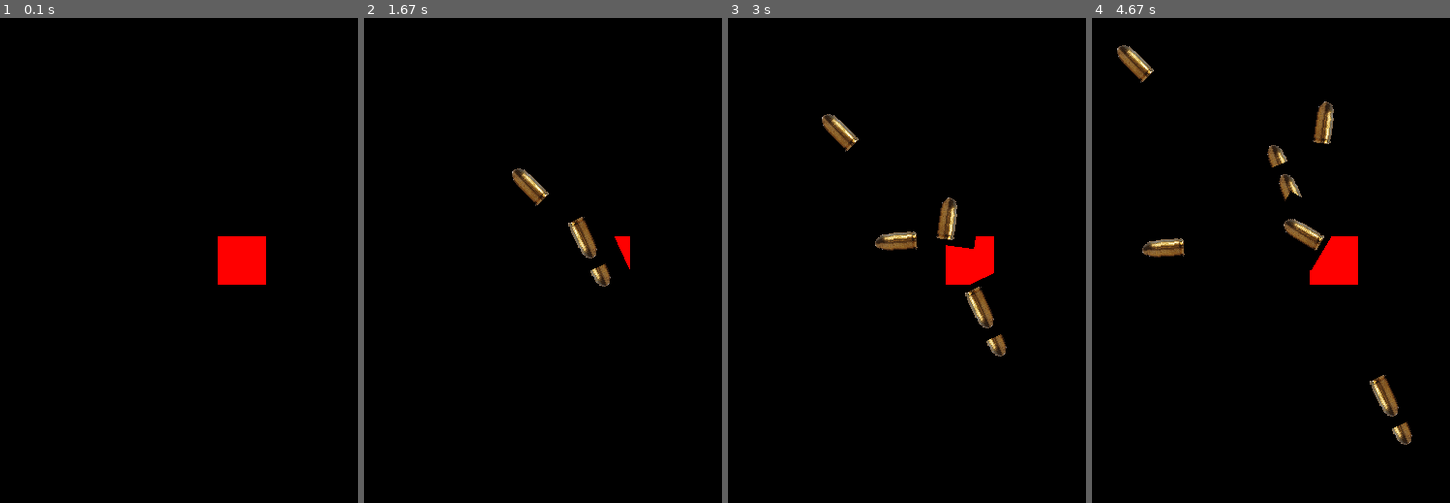
Above: before the commit, frames 1-4 (left to right).
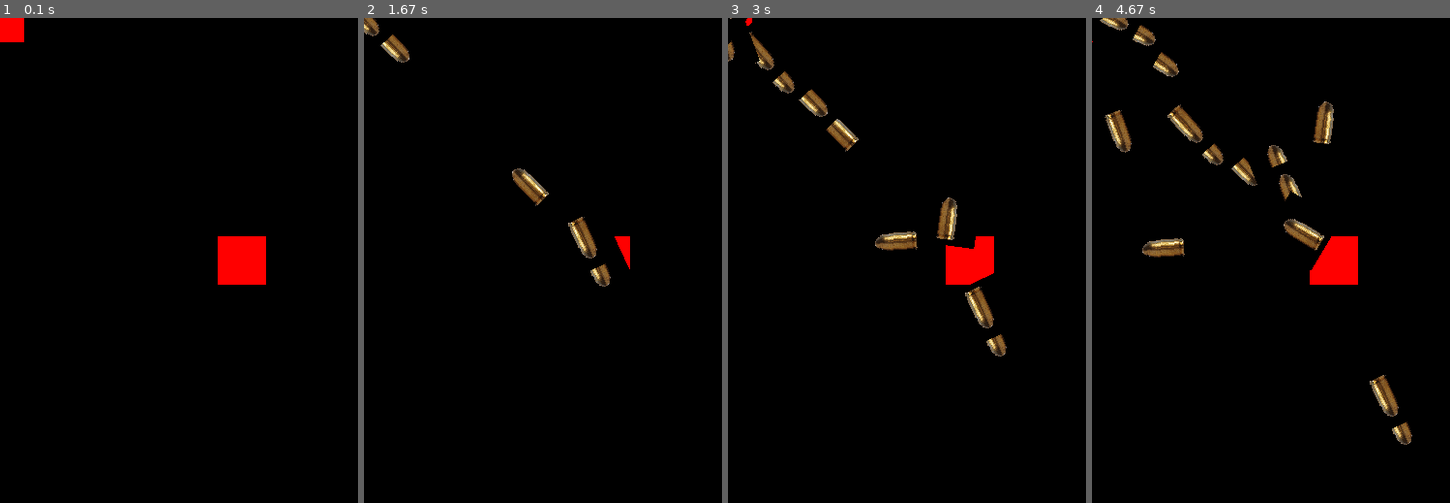
Above: after the commit, the same moments.

Repository: dannyaritchie/pyGameIntro
Game: pygame game, started from src/tankClass.py
The game is run twice, just before and just after one commit, with the same random seed, the same clock (stepped at 60 frames per second) and the same inputs.
Inputs (mouse positions are in pixels of both pictures, inside the frame that each line leads up to):
- Up to frame 1 (0.1 s): no input
- Up to frame 2 (1.67 s): tap Space at 0.33, 0.73, 1.03, 1.57 s; move the mouse to (607, 294) at 0.7 s
- Up to frame 3 (3 s): tap Space at 1.87, 2.07, 2.37, 2.63, 2.97 s; move the mouse to (796, 245) at 2.03 s; move the mouse to (953, 178) at 2.6 s; move the mouse to (892, 100) at 2.93 s
- Up to frame 4 (4.67 s): tap Space at 3.27, 3.8, 4.1, 4.47 s; move the mouse to (1192, 168) at 4.43 s

The runs differ from the first frame. In frame 1, 0.3% of the frame differs, in the area x 0-7%, y 0-5%; in frame 2, 0.4%; in frame 3, 0.8%; in frame 4, 2.1%, in the area x 0-47%, y 0-35%.

Commit message:
bulletdamage done/menue to start

Diff:
--- a/src/bullet.py
+++ b/src/bullet.py
@@ -15,7 +15,8 @@
     #image: string: relative file address of image to be used for bullet
     #special: ["",""]: list of string that bullet passes to object it collides with for special effects
     #size: [width,length]: dimensions of bullet
-    def __init__(self, startPosition, destinationPosition, damage=0,speed=0.5,image="",special=[],size=[60,60]):
+    #unhittable: sprite: sprite that cant be hit by bullet
+    def __init__(self, startPosition, destinationPosition, damage=0,speed=0.5,image="",special=[],size=[60,60], unhittable=None):
         #call parent class (pygame.sprite.Sprite) constructor
         super(Bullet, self).__init__()
         #simple assignment of initialisation arguments to instance variable (class variables that are instance specific)
@@ -24,6 +25,7 @@
         self.image=image
         self.special=special
         self.size=size
+        self.unhittable=unhittable
 
         #these are to keep track of future bullet position, cant use usual .rect provided py pygame as it rounds to nearest pixel which causes bullets to miss at long distance
         self.floatx=float(startPosition[0])
@@ -63,20 +65,30 @@
         self.rect = self.surf.get_rect(center=(self.floatx,self.floaty))
 
         #destroy bullet once its gone off screen
-        if self.rect.left < -self.size[0] - 1:
+        if self.rect.left < -self.size[0] - 20:
             self.kill()
-        if self.rect.right > SCREEN_WIDTH+self.size[0]+1:
+        if self.rect.right > SCREEN_WIDTH+self.size[0]+20:
             self.kill()
-        if self.rect.top <= 0-self.size[1]-1:
+        if self.rect.top <= 0-self.size[1]-20:
             self.kill()
-        if self.rect.bottom >= SCREEN_HEIGHT+self.size[1]+1:
+        if self.rect.bottom >= SCREEN_HEIGHT+self.size[1]+20:
             self.kill()
-
+        f=False
+        if len(otherObjects)>0:
+            f=True
+        if f:
+            print(len(otherObjects))
+        #create coppy list so original list isnt chaged
+        hittableObjects=otherObjects.copy()
+        #remove unhittable objects from list of objects
+        hittableObjects.remove(self.unhittable)
+        if f:
+            print(len(hittableObjects))
         #get list of objects bullet has collided with
-        collidedObjects = pygame.sprite.spritecollide(self,otherObjects,False)
+        collidedObjects = pygame.sprite.spritecollide(self, hittableObjects, False)
         #call collision function for any objects bullet collided with and pass on damage and special instance variables
         for i in collidedObjects:
-            i.hitByBullet(self.damage,self.special)
+            i.hitByBullet(self.damage, self.special)
         #if bullet collided with at least one object destroy bullet
         if len(collidedObjects)>0:
             self.kill()
--- a/src/tankClass.py
+++ b/src/tankClass.py
@@ -6,11 +6,12 @@
 
 
 class Tank(pygame.sprite.Sprite):
-    def __init__(self, speedInput = 0, fireRateInput = 500, damageInput = 0, healthInput = 0, colourInput = 0):
+    def __init__(self, speedInput = 0, fireRateInput = 500, damageInput = 20, healthInput = 100, colourInput = 0,
+                 position = (SCREENWIDTH / 2, SCREENHEIGHT / 2)):
         super(Tank, self).__init__()
         self.surf = pygame.Surface((50, 50))
         pygame.draw.rect(self.surf, pygame.Color(255, 0, 0), (0, 0, 50, 50))
-        self.rect = self.surf.get_rect(center=(SCREENWIDTH / 2, SCREENHEIGHT / 2))
+        self.rect = self.surf.get_rect(center=position)
         self.speed = speedInput
         self.health = healthInput
         self.fireRate = fireRateInput
@@ -19,13 +20,19 @@
         self.shotAvailable = True
         self.startReloadTime = None
 
+    def hitByBullet(self, bulletDamage, special):
+        self.health -= bulletDamage
+        if self.health <= 0:
+            self.kill()
+
     def update(self, bullet, pressedKeys):
         if not self.shotAvailable:
             if pygame.time.get_ticks()-self.startReloadTime > self.fireRate:
                 self.shotAvailable = True
         if pressedKeys[K_SPACE]:
             if self.shotAvailable:
-                bullet=Bullet([self.rect.x, self.rect.y], pygame.mouse.get_pos(), image="../gallery/bullet.png", speed=0.1)
+                bullet=Bullet([self.rect.x, self.rect.y], pygame.mouse.get_pos(), image="../gallery/bullet.png",
+                              speed=0.1, damage=self.damage, unhittable=self)
                 bullets.add(bullet)
                 self.shotAvailable = False
                 self.startReloadTime = pygame.time.get_ticks()
@@ -34,22 +41,28 @@
 pygame.init()
 screen = pygame.display.set_mode([SCREENWIDTH, SCREENHEIGHT])
 redTank = Tank()
+blueTank = Tank(position=(0, 0))
+tanks = pygame.sprite.Group()
+tanks.add(redTank, blueTank)
 bullets = pygame.sprite.Group()
 collisionObject = pygame.sprite.Group()
-screen.fill((0, 0, 0))
+collisionObject.add(blueTank, redTank)
 running = True
 
 
 while running:
+    screen.fill((0, 0, 0))
     for event in pygame.event.get():
         if event.type == KEYDOWN:
             if event.key == K_ESCAPE:
                 running = False
-    screen.blit(redTank.surf, redTank.rect)
+    for item in tanks:
+        screen.blit(item.surf, item.rect)
     for bulletItem in bullets:
         bulletItem.update(collisionObject)
     pressedKeys = pygame.key.get_pressed()
-    redTank.update(bullets, pressedKeys)
+    for item in tanks:
+        item.update(bullets, pressedKeys)
     for bulletItem in bullets:
         screen.blit(bulletItem.surf, bulletItem.rect)
     pygame.display.flip()
Binary file added: gallery/map design wiv power ups.png
Binary file added: gallery/tank map concept 2.png
Binary file added: gallery/tank map concept.png
